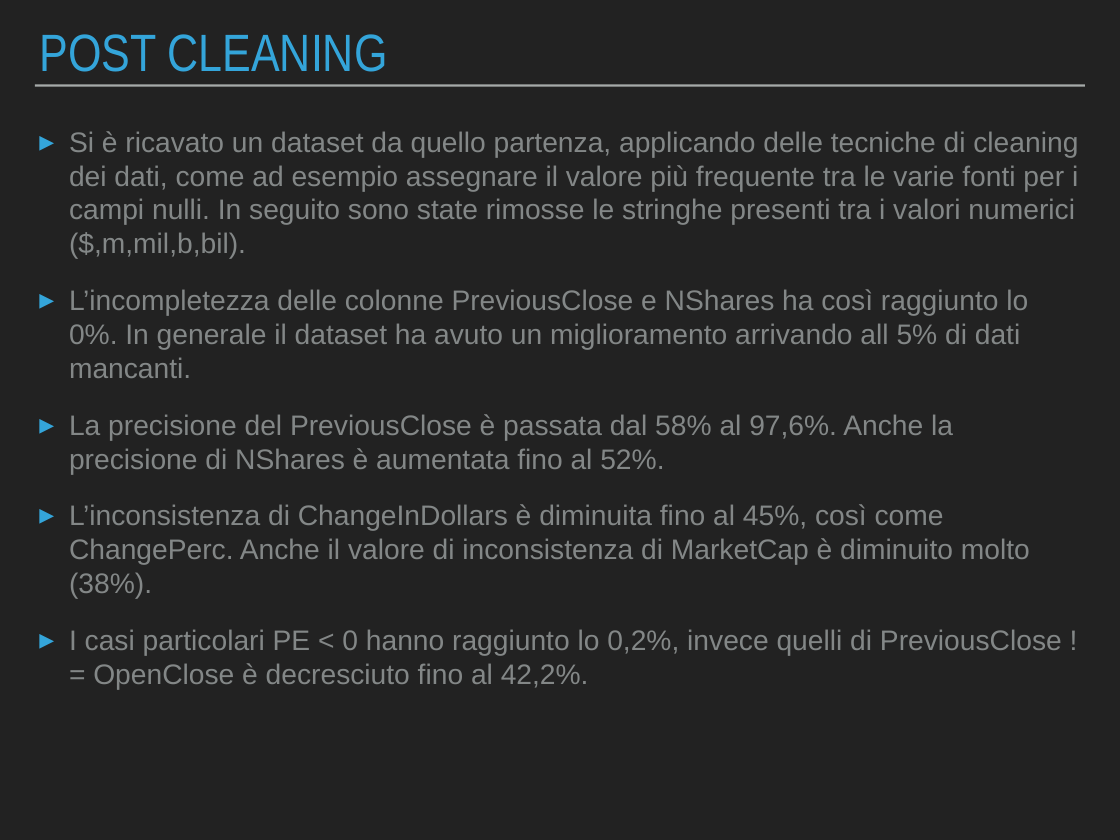
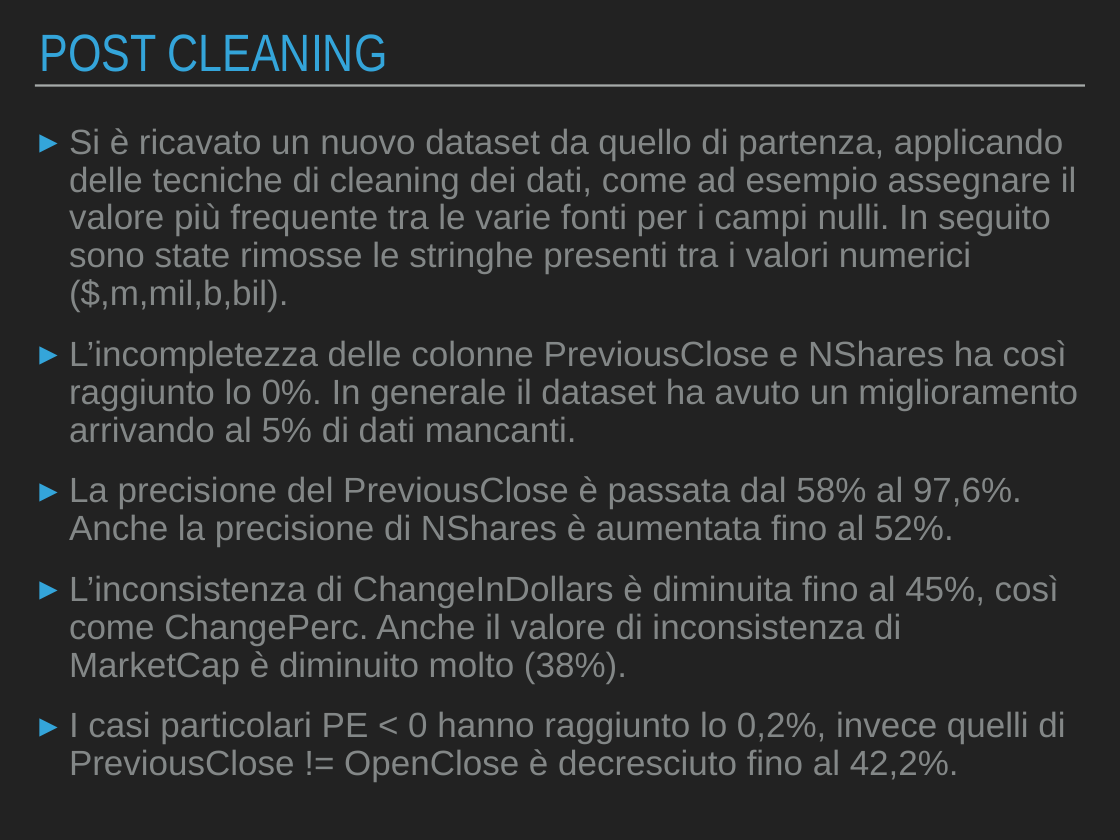
Before and after one commit to Beltra97/Unimib_ArchitettureDati, a slide deck: slide 18 of PresentazionePowerPoint.pptx. Drawn at 1120x840 pixels with LibreOffice and Linux fonts; fonts in the diff are those of the drawing. Boxes give left, top, right and bottom in pixels: in the first picture for what was removed or moved away, otherwise in the second. Text is boxed around its words. In the diff, an @@ line names an element or a change of style, - is before the commit and + after.

```diff
--- a/PresentazionePowerPoint.pptx
+++ b/PresentazionePowerPoint.pptx
@@ text at [69, 128, 1078, 442]: text changed; size 25.8 to 32 pt @@
-▸ Si è ricavato un dataset da quello partenza, applicando delle tecniche di cleaning dei dati, come ad esempio assegnare il valore più frequente tra le varie fonti per i campi nulli. In seguito sono state rimosse le stringhe presenti tra i valori numerici ($,m,mil,b,bil).
-▸ L’incompletezza delle colonne PreviousClose e NShares ha così raggiunto lo 0%. In generale il dataset ha avuto un miglioramento arrivando all 5% di dati mancanti.
+▸ Si è ricavato un nuovo dataset da quello di partenza, applicando delle tecniche di cleaning dei dati, come ad esempio assegnare il valore più frequente tra le varie fonti per i campi nulli. In seguito sono state rimosse le stringhe presenti tra i valori numerici ($,m,mil,b,bil).
+▸ L’incompletezza delle colonne PreviousClose e NShares ha così raggiunto lo 0%. In generale il dataset ha avuto un miglioramento arrivando al 5% di dati mancanti.
@@ text at [69, 476, 1065, 782]: size 25.8 to 32 pt in "La precisione del PreviousClose è passata dal ...", "L’inconsistenza di ChangeInDollars è diminuita fino al ...", "I casi particolari PE < 0 hanno ..."; line spacing 1 to 0.9 @@
```
Also in this commit, not shown: 11 other slides changed, 3 other files.
